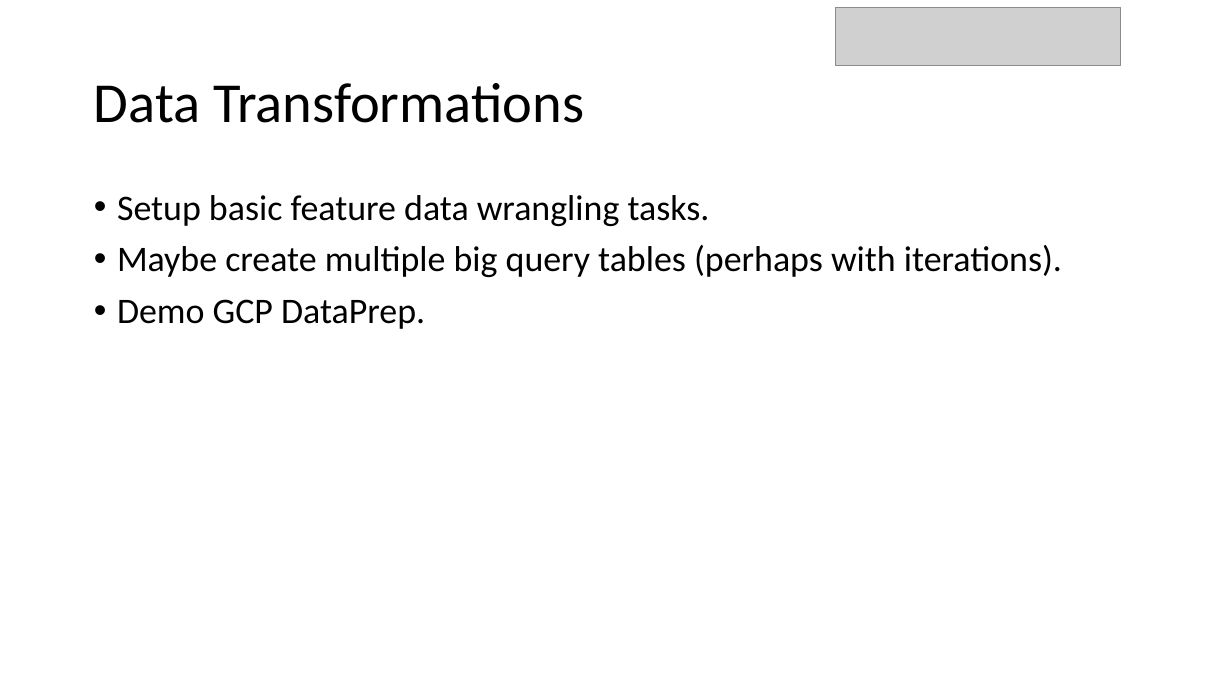
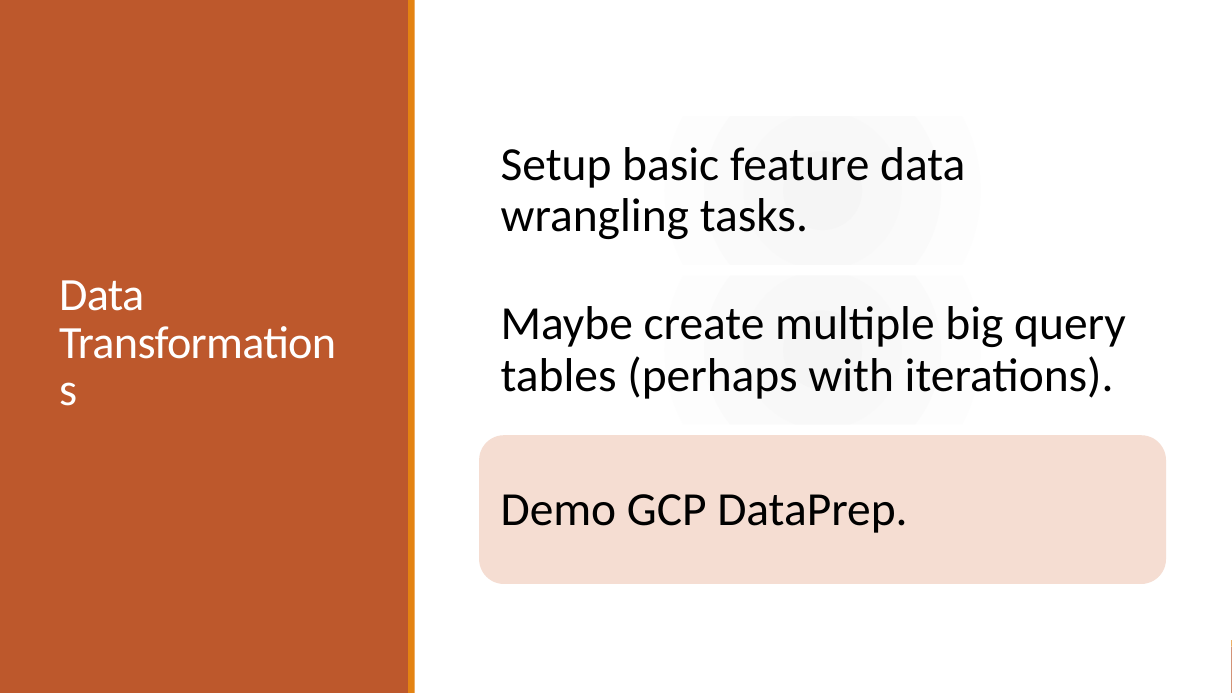
Before and after one commit to codeBehindMe/cbel, a slide deck: slide 13 of Nubes Lacus.pptx (slide 8 before the commit). Drawn at 1232x693 pixels with LibreOffice and Linux fonts; fonts in the diff are those of the drawing; grey boxes stand for pictures. Boxes give left, top, right and bottom in pixels: in the first picture for what was removed or moved away, otherwise in the second. Text is boxed around its words. In the diff, an @@ line names an element or a change of style, - is before the commit and + after.

```diff
--- a/Nubes Lacus.pptx
+++ b/Nubes Lacus.pptx
@@ rectangle added at box(0, 0, 1232, 693), fill #FFFFFF @@
@@ rectangle added at box(0, 0, 409, 693), fill #BD582C @@
@@ rectangle added at box(409, 0, 415, 693), fill #E48312 @@
@@ picture removed at box(836, 7, 1121, 66) @@
@@ title "Data Transformations": place and size @@
-title "Data Transformations" at box(94, 83, 584, 123)
+title "Data Transformations" at box(59, 280, 144, 311)
@@ title "Data Transformations" at box(59, 280, 144, 311): size 44 to 36 pt, text colour #000000 to #FFFFFF, letter spacing 0 to -0.5 pt; line spacing 0.9 to 0.85 @@
@@ text removed at box(117, 195, 1062, 329) @@
-• Setup basic feature data wrangling tasks.
-• Maybe create multiple big query tables (perhaps with iterations).
-• Demo GCP DataPrep.
@@ group added at box(480, 116, 1166, 584): 3 rounded rectangles, 3 texts @@
+Setup basic feature data wrangling tasks.
+Maybe create multiple big query tables (perhaps with iterations).
+Demo GCP DataPrep.
@@ rectangle added at box(0, 647, 1232, 693), fill #BD582C @@
@@ rectangle added at box(0, 640, 1232, 647), fill #E48312 @@
```
Also in this commit, not shown: 6 other slides changed, 14 slides added, 1 slide removed, 4 other files.
